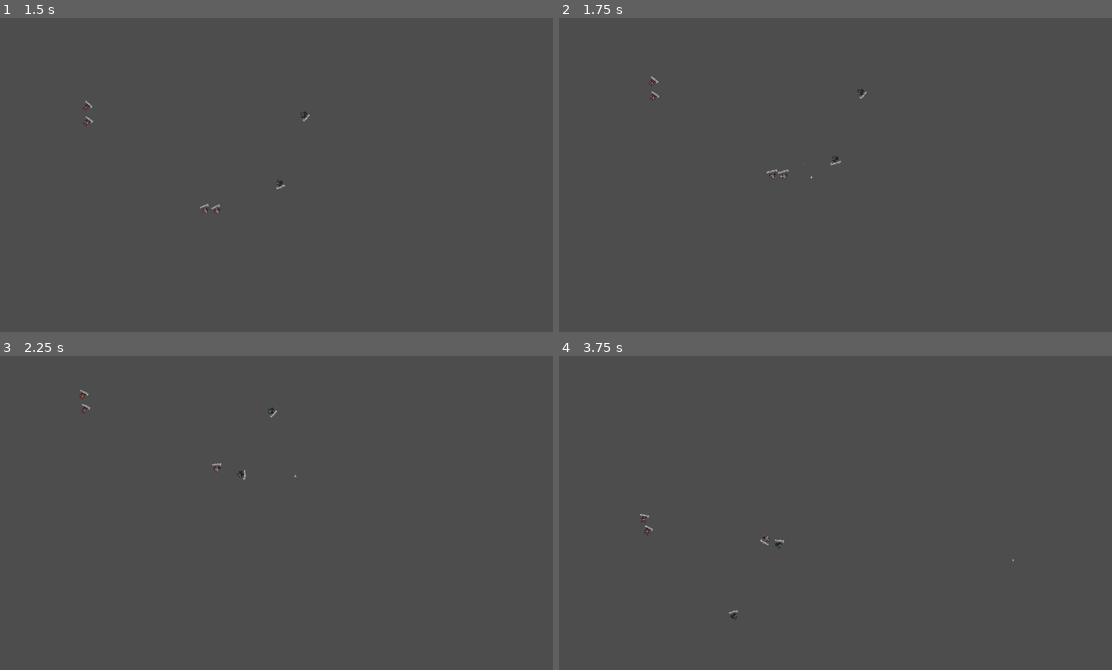
Above: before the commit, frames 1-4 (two rows, left to right).
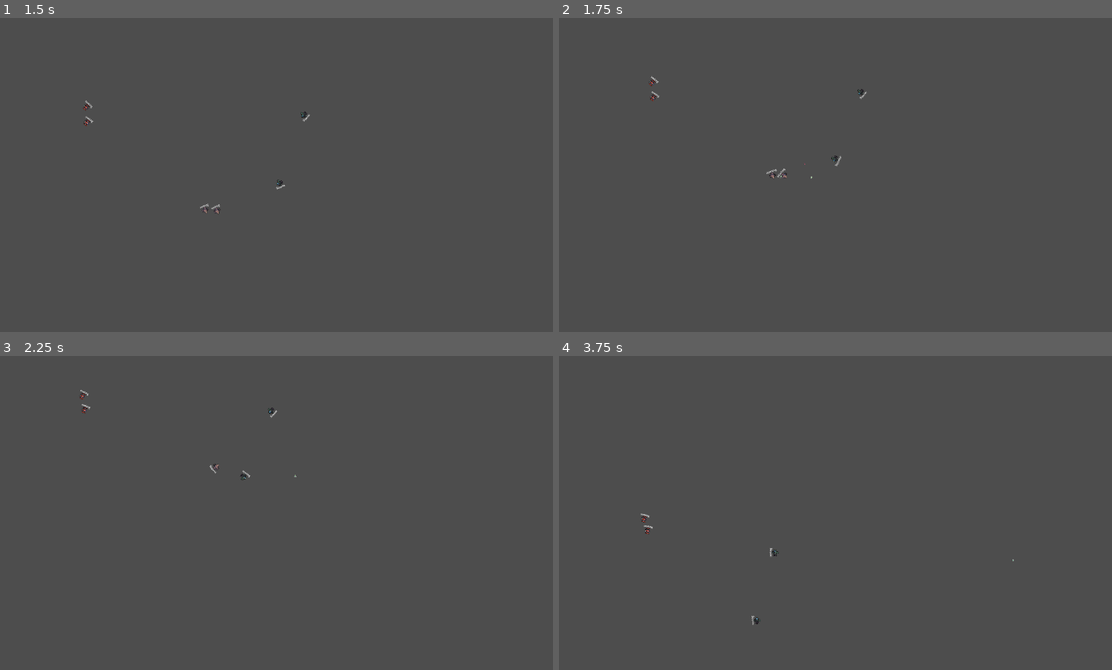
Above: after the commit, the same moments.

Repository: braja/space_battle_sim_thing
Game: Godot game, scene res://worldtest.tscn
The game is run twice, just before and just after one commit, with the same random seed, the same clock (stepped at 60 frames per second) and the same inputs. The project has no main scene, so this scene is started directly.
Inputs (mouse positions are in pixels of both pictures, inside the frame that each line leads up to):
- Up to frame 1 (1.5 s): move the mouse to (403, 159) at 0.52 s; hold Right (ui_right) 0.53-1.28 s; click (403, 159) at 0.67 s; move the mouse to (171, 190) at 1.27 s; hold Down (ui_down) from 1.28 s (still down)
- Up to frame 2 (1.75 s): keep holding Down (ui_down)
- Up to frame 3 (2.25 s): move the mouse to (337, 440) at 2.02 s; release Down (ui_down) at 2.03 s; hold Right (ui_right) from 2.03 s (still down)
- Up to frame 4 (3.75 s): move the mouse to (813, 575) at 2.77 s; release Right (ui_right) at 2.78 s; hold Up (ui_up) 2.78-3.53 s; click (813, 575) at 2.92 s; move the mouse to (1012, 560) at 3.52 s; hold Left (ui_left) from 3.53 s (still down)

Frame 1 is identical in both runs. In frame 2, less than 0.1% of the frame differs, in the area x 37-52%, y 43-52%; in frame 3, less than 0.1%; in frame 4, 0.2%, in the area x 14-41%, y 50-86%.

Commit message:
add flank function to fighters

Diff:
--- a/scenes/fighter_base/fighter_base.gd
+++ b/scenes/fighter_base/fighter_base.gd
@@ -48,7 +48,7 @@
 		elif distance_to_target > flee_distance and distance_to_target <= attack_range:
 			change_state(State.ATTACKING)
 			state_label.text = "attacking"
-			move(target_pos)
+			flank(target_pos)
 			attack()
 		else:
 			change_state(State.SEEKING)
@@ -82,6 +82,16 @@
 	var target_angle = atan2(direction.y, direction.x)
 	rotate_to_target(target_angle)
 	apply_central_impulse(transform.x * acceleration)
+
+
+func flank(target_position: Vector2) -> void:
+	var direction = (target_position - position).normalized()
+	var flanking_angle = deg_to_rad(randi_range(120, 240)) # Change this range for more drastic flanking
+	direction = Vector2(direction.x * cos(flanking_angle) - direction.y * sin(flanking_angle), direction.x * sin(flanking_angle) + direction.y * cos(flanking_angle))
+	var target_angle = atan2(direction.y, direction.x)
+	rotate_to_target(target_angle)
+	apply_central_impulse(transform.x * acceleration)
+
 
 
 func evade(target_position: Vector2) -> void:
